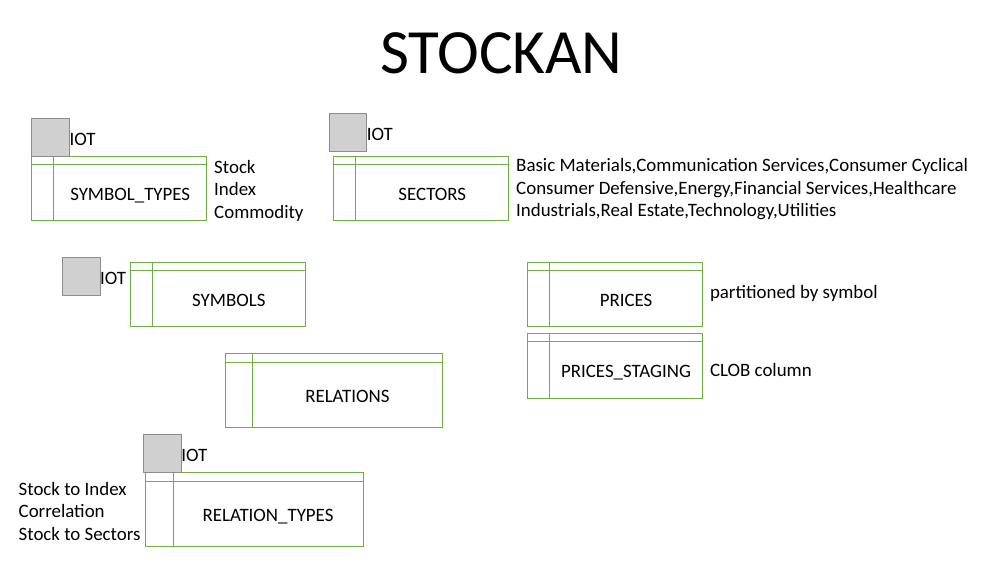
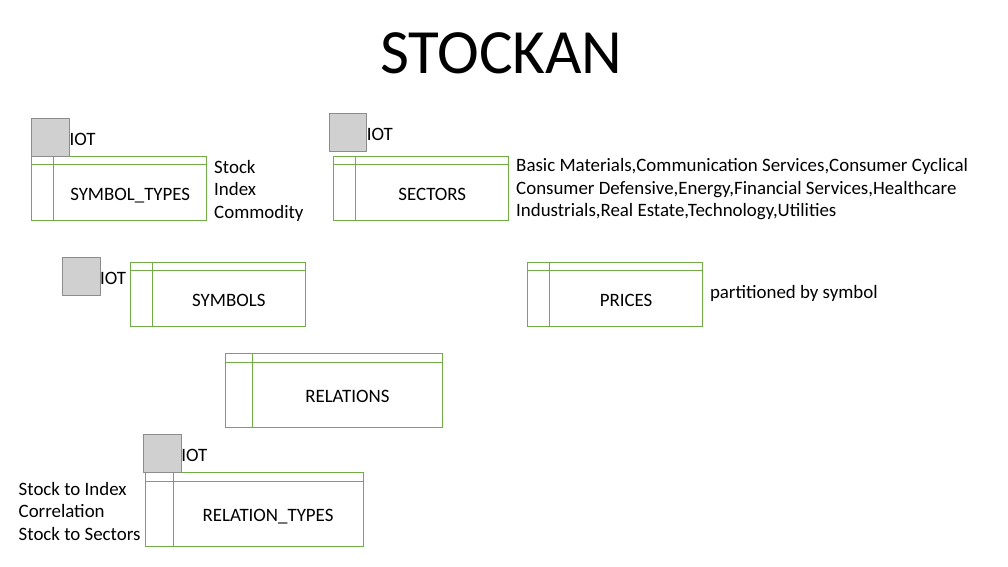
Before and after one commit to aborngra/STOCKAN, a slide deck: slide 1 of docs/Datamodel.pptx. Drawn at 1008x567 pixels with LibreOffice and Linux fonts; fonts in the diff are those of the drawing; grey boxes stand for pictures. Boxes give left, top, right and bottom in pixels: in the first picture for what was removed or moved away, otherwise in the second. Text is boxed around its words. In the diff, an @@ line names an element or a change of style, - is before the commit and + after.

Commit message:
work

```diff
--- a/docs/Datamodel.pptx
+++ b/docs/Datamodel.pptx
@@ flow chart internal storage removed at box(528, 333, 702, 398) @@
-PRICES_STAGING
@@ text removed at box(710, 363, 812, 376) @@
-CLOB column
```
